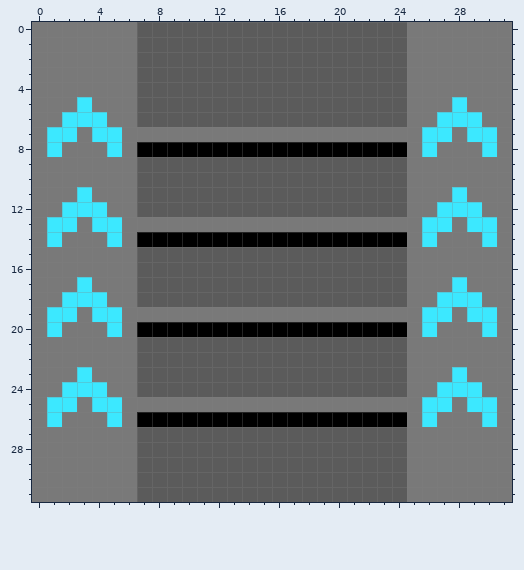
Pixel-art sprite -- src/main/resources/conveyor.png. Above, as it was before the edit.
The file is 64x64 pixels, drawn in blocks of 2x2; one block is one cell here. Colours within 5 levels of each other are drawn and written as one.
The result:
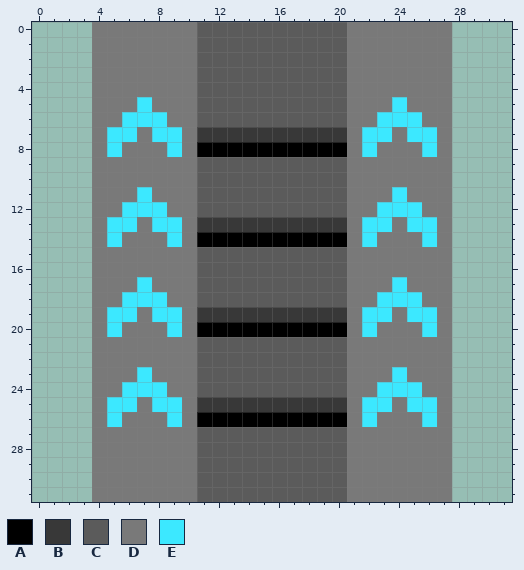
Palette (. is transparent): A #000000  B #383838  C #5b5b5b  D #797979  E #3ce8ff
Changes in this commit:
y 0..4: x 0..3 DDDD -> ....; x 7..10 CCCC -> DDDD; x 21..24 CCCC -> DDDD; x 28..31 DDDD -> ....
y 5: x 0..3 DDDE -> ....; x 7..10 CCCC -> EDDD; x 21..24 CCCC -> DDDE; x 28..31 EDDD -> ....
y 6: x 0..4 DDEEE -> ....D; x 6..10 DCCCC -> EEEDD; x 21..25 CCCCD -> DDEEE; x 27..31 EEEDD -> D....
y 7: x 0..4 DEEDE -> ....D; x 6 D -> E; x 8..9 DD -> EE; x 11..20 DDDDDDDDDD -> BBBBBBBBBB; x 22..23 DD -> EE; x 25 D -> E; x 27..31 EDEED -> D....
y 8: x 0..3 DEDD -> ....; x 7..10 AAAA -> DDED; x 21..24 AAAA -> DEDD; x 28..31 DDED -> ....
y 9..10: x 0..3 DDDD -> ....; x 7..10 CCCC -> DDDD; x 21..24 CCCC -> DDDD; x 28..31 DDDD -> ....
y 11: x 0..3 DDDE -> ....; x 7..10 CCCC -> EDDD; x 21..24 CCCC -> DDDE; x 28..31 EDDD -> ....
y 12: x 0..4 DDEEE -> ....D; x 6..10 DCCCC -> EEEDD; x 21..25 CCCCD -> DDEEE; x 27..31 EEEDD -> D....
y 13: x 0..4 DEEDE -> ....D; x 6 D -> E; x 8..9 DD -> EE; x 11..20 DDDDDDDDDD -> BBBBBBBBBB; x 22..23 DD -> EE; x 25 D -> E; x 27..31 EDEED -> D....
y 14: x 0..3 DEDD -> ....; x 7..10 AAAA -> DDED; x 21..24 AAAA -> DEDD; x 28..31 DDED -> ....
y 15..16: x 0..3 DDDD -> ....; x 7..10 CCCC -> DDDD; x 21..24 CCCC -> DDDD; x 28..31 DDDD -> ....
y 17: x 0..3 DDDE -> ....; x 7..10 CCCC -> EDDD; x 21..24 CCCC -> DDDE; x 28..31 EDDD -> ....
y 18: x 0..4 DDEEE -> ....D; x 6..10 DCCCC -> EEEDD; x 21..25 CCCCD -> DDEEE; x 27..31 EEEDD -> D....
y 19: x 0..4 DEEDE -> ....D; x 6 D -> E; x 8..9 DD -> EE; x 11..20 DDDDDDDDDD -> BBBBBBBBBB; x 22..23 DD -> EE; x 25 D -> E; x 27..31 EDEED -> D....
y 20: x 0..3 DEDD -> ....; x 7..10 AAAA -> DDED; x 21..24 AAAA -> DEDD; x 28..31 DDED -> ....
y 21..22: x 0..3 DDDD -> ....; x 7..10 CCCC -> DDDD; x 21..24 CCCC -> DDDD; x 28..31 DDDD -> ....
y 23: x 0..3 DDDE -> ....; x 7..10 CCCC -> EDDD; x 21..24 CCCC -> DDDE; x 28..31 EDDD -> ....
y 24: x 0..4 DDEEE -> ....D; x 6..10 DCCCC -> EEEDD; x 21..25 CCCCD -> DDEEE; x 27..31 EEEDD -> D....
y 25: x 0..4 DEEDE -> ....D; x 6 D -> E; x 8..9 DD -> EE; x 11..20 DDDDDDDDDD -> BBBBBBBBBB; x 22..23 DD -> EE; x 25 D -> E; x 27..31 EDEED -> D....
y 26: x 0..3 DEDD -> ....; x 7..10 AAAA -> DDED; x 21..24 AAAA -> DEDD; x 28..31 DDED -> ....
y 27..31: x 0..3 DDDD -> ....; x 7..10 CCCC -> DDDD; x 21..24 CCCC -> DDDD; x 28..31 DDDD -> ....
